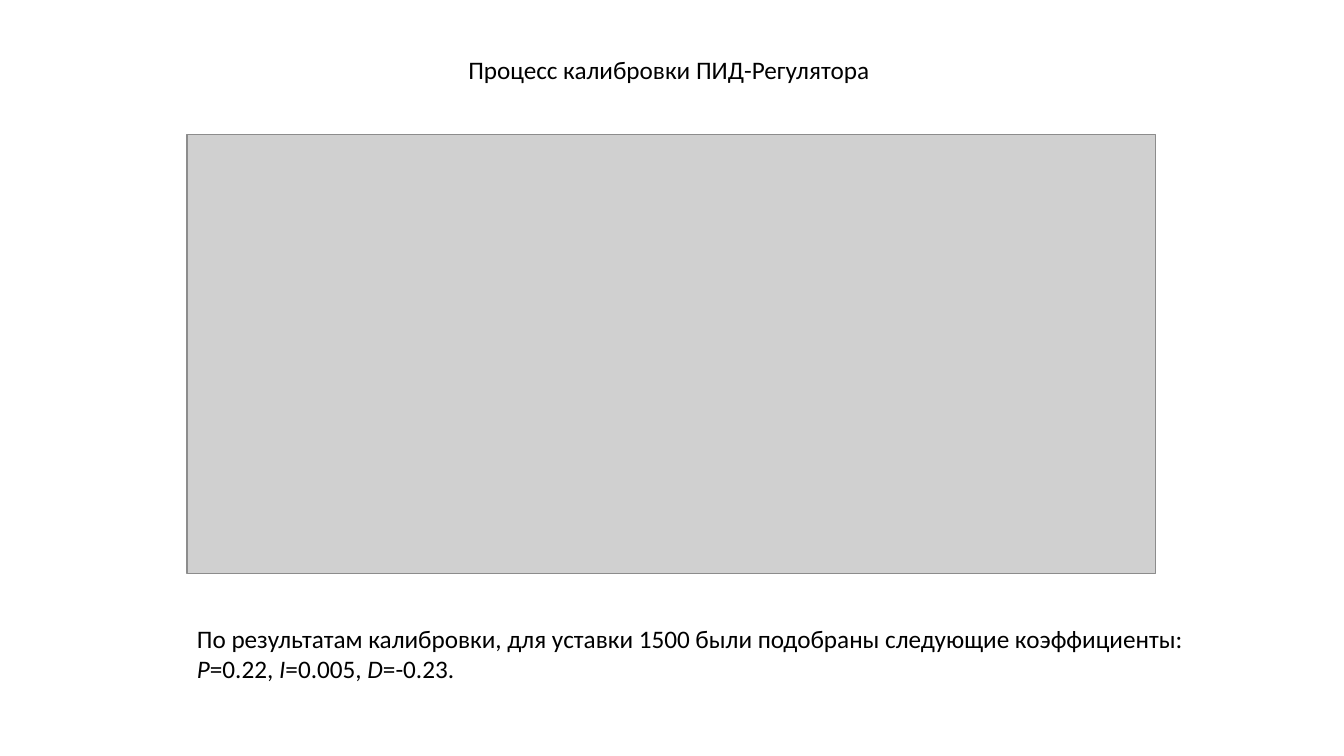
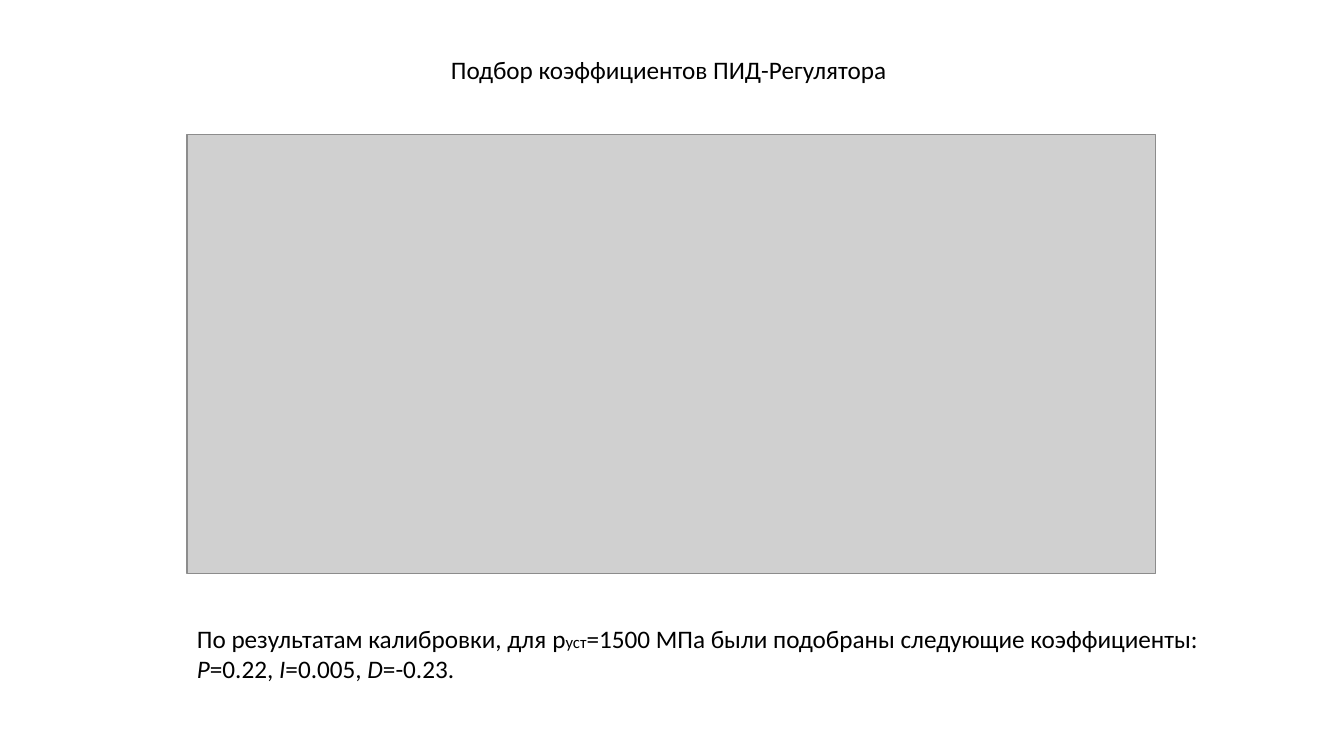
Before and after one commit to PavelKorokev/PavelKorolevDiplom, a slide deck: slide 8 of Презентация к 28.03.pptx. Drawn at 1344x756 pixels with LibreOffice and Linux fonts; fonts in the diff are those of the drawing; grey boxes stand for pictures. Boxes give left, top, right and bottom in pixels: in the first picture for what was removed or moved away, otherwise in the second. Text is boxed around its words. In the diff, an @@ line names an element or a change of style, - is before the commit and + after.

```diff
--- a/Презентация к 28.03.pptx
+++ b/Презентация к 28.03.pptx
@@ text at <box>451,62,886,83</box>: text changed @@
-Процесс калибровки ПИД-Регулятора
+Подбор коэффициентов ПИД-Регулятора
@@ text at <box>197,631,1197,652</box>: text changed @@
-По результатам калибровки, для уставки 1500 были подобраны следующие коэффициенты:
+По результатам калибровки, для pуст=1500 МПа были подобраны следующие коэффициенты:
```
Also in this commit, not shown: 2 other slides changed, 1 slide added, 1 slide removed, 4 other files.
